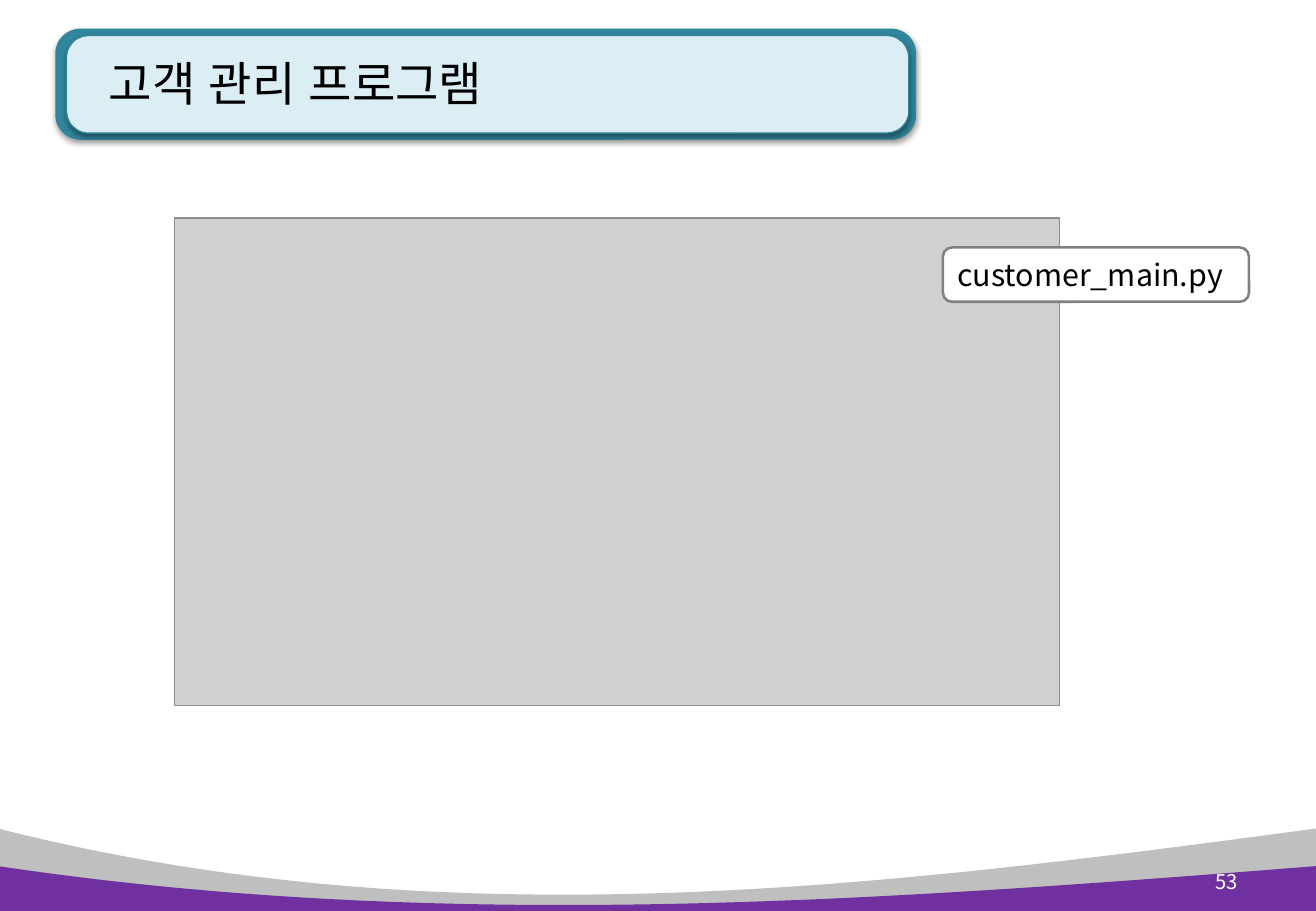
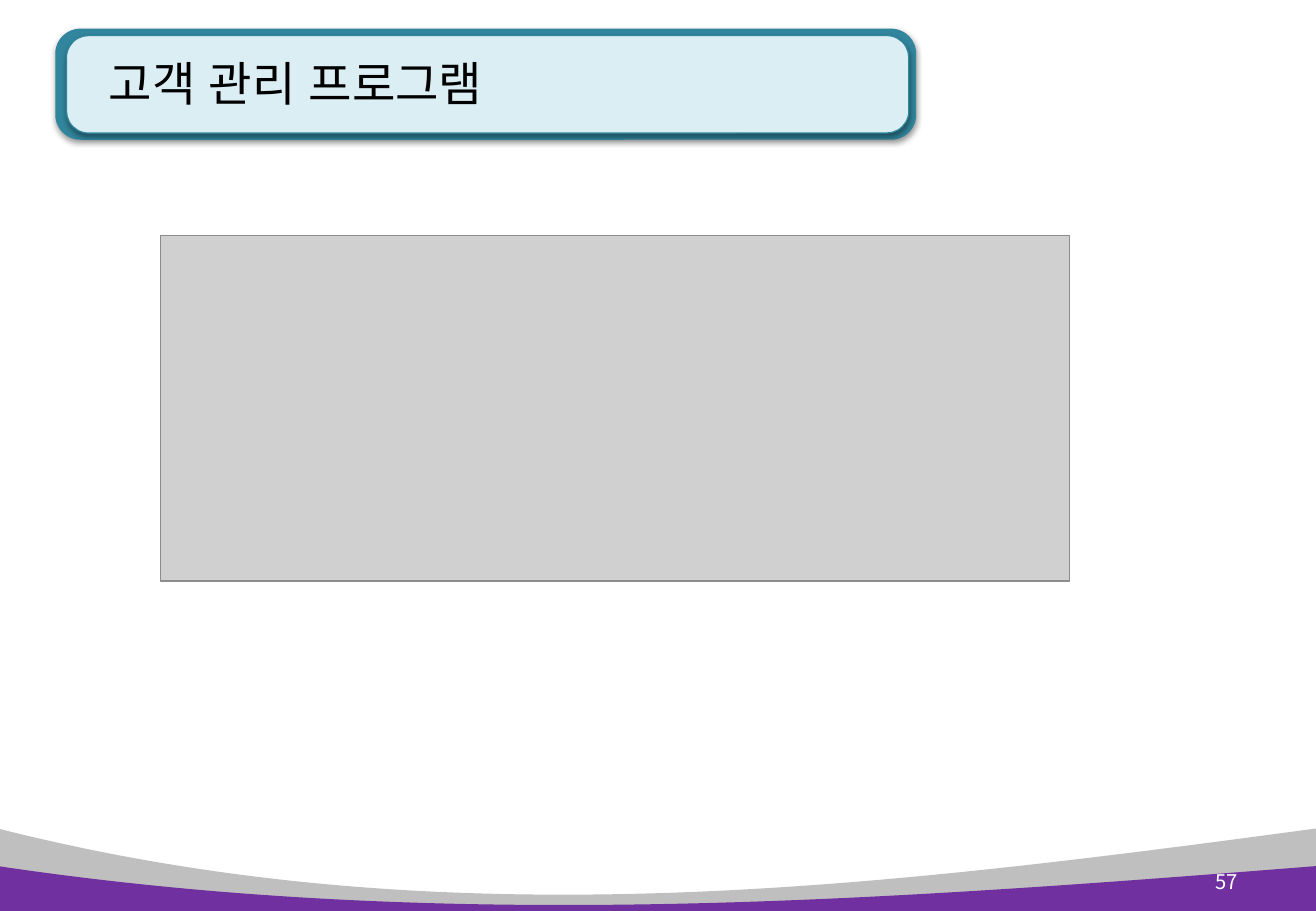
Before and after one commit to AhNyx/js_works, a slide deck: slide 57 of pyworks/python_ppt/Python 7장. 클래스와 상속 .pptx (slide 53 before the commit). Drawn at 1316x911 pixels with LibreOffice and Linux fonts; fonts in the diff are those of the drawing; grey boxes stand for pictures. Boxes give left, top, right and bottom in pixels: in the first picture for what was removed or moved away, otherwise in the second. Text is boxed around its words. In the diff, an @@ line names an element or a change of style, - is before the commit and + after.

```diff
--- a/pyworks/python_ppt/Python 7장. 클래스와 상속 .pptx
+++ b/pyworks/python_ppt/Python 7장. 클래스와 상속 .pptx
@@ picture resized from (x1=175, y1=218, x2=1060, y2=706) to (x1=160, y1=236, x2=1069, y2=581) @@
@@ rounded rectangle removed at (x1=943, y1=248, x2=1249, y2=303) @@
-customer_main.py
@@ page number at (x1=1216, y1=868, x2=1238, y2=890): text changed @@
-53
+57
```
Also in this commit, not shown: 16 other slides changed, 4 slides added, 31 other files.
